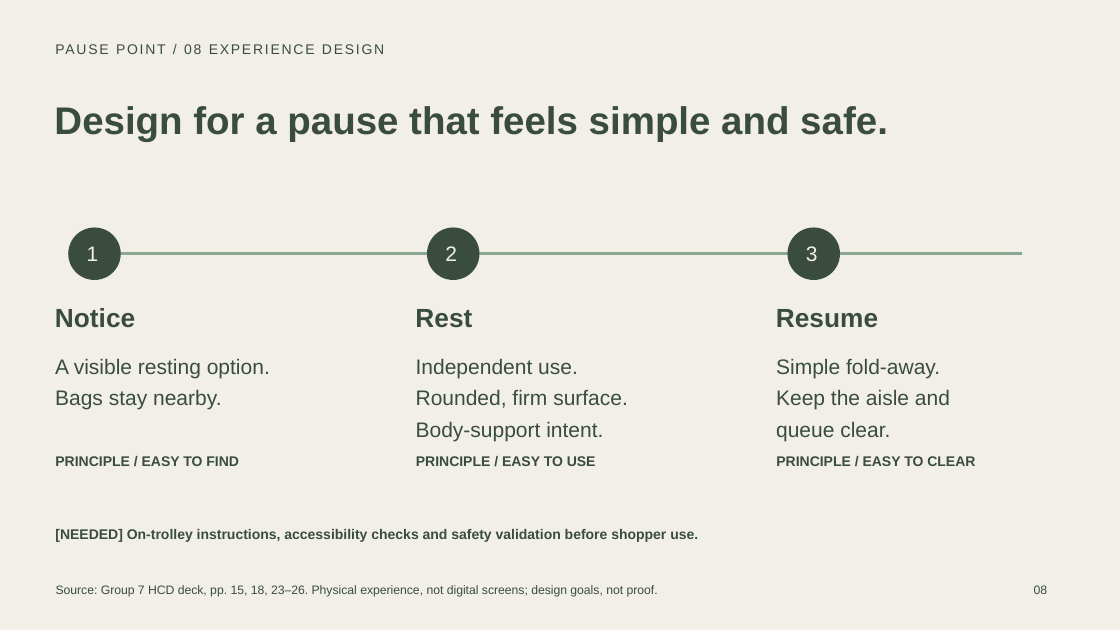
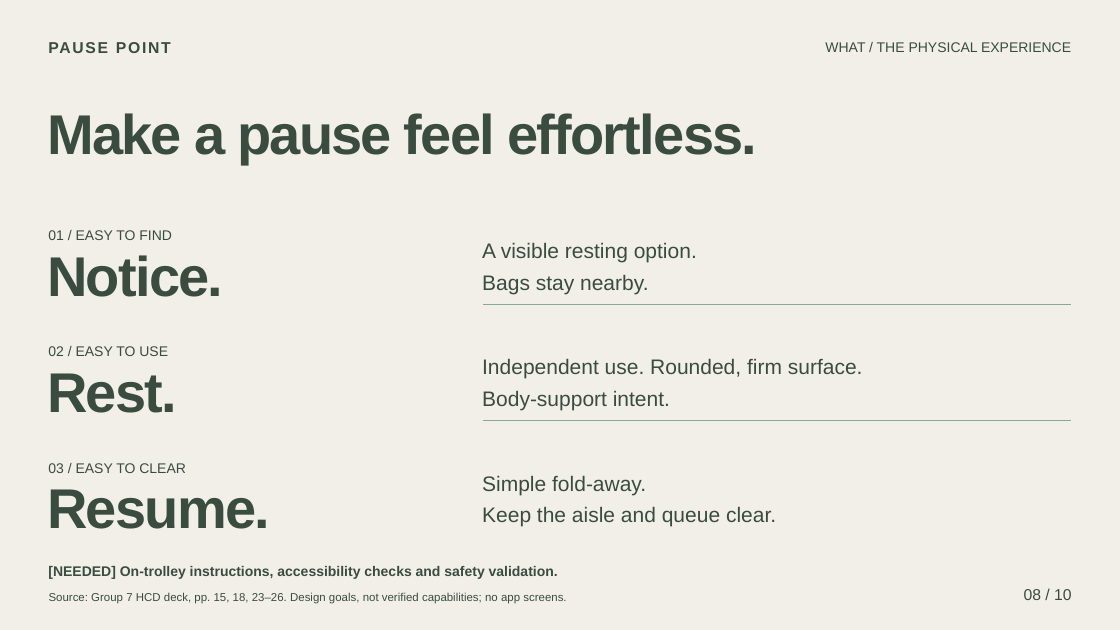
Before and after one commit to hugohe3/ppt-master, a slide deck: slide 8 of deliverables/DMart_Pause_Point_Pilot_Pitch.pptx. Drawn at 1120x630 pixels with LibreOffice and Linux fonts; fonts in the diff are those of the drawing. Boxes give left, top, right and bottom in pixels: in the first picture for what was removed or moved away, otherwise in the second. Text is boxed around its words. In the diff, an @@ line names an element or a change of style, - is before the commit and + after.

```diff
--- a/deliverables/DMart_Pause_Point_Pilot_Pitch.pptx
+++ b/deliverables/DMart_Pause_Point_Pilot_Pitch.pptx
@@ text at [49,37,189,61]: text changed; size 12 to 13.5 pt; bold on @@
-PAUSE POINT / 08 EXPERIENCE DESIGN
+PAUSE POINT
@@ text added at [825,42,1071,52], 12 pt, text #3A4C40 @@
+WHAT / THE PHYSICAL EXPERIENCE
@@ text added at [47,113,757,164], 48 pt, text #3A4C40, bold @@
+Make a pause feel effortless.
@@ text removed at [54,106,888,141] @@
-Design for a pause that feels simple and safe.
@@ text added at [48,230,172,240], 12 pt, text #3A4C40 @@
+01 / EASY TO FIND
@@ text "A visible resting option. Bags ...": place and size @@
-text "A visible resting option. Bags ..." at [55,358,270,410]
+text "A visible resting option. Bags ..." at [482,242,697,294]
@@ text at [47,255,223,297]: text changed; size 22.5 to 48 pt @@
-Notice
+Notice.
@@ freeform shape added at [483,304,1071,305], outline #8BA892 0.75 pt @@
@@ text at [48,346,168,356]: text changed; bold off @@
-PRINCIPLE / EASY TO USE
+02 / EASY TO USE
@@ text "Independent use. Rounded, firm surface. ..." rewrapped from [416,358,628,441] to [482,358,863,410] @@
@@ text at [47,373,177,413]: text changed; size 22.5 to 48 pt @@
-Rest
+Rest.
@@ freeform shape added at [483,421,1071,422], outline #8BA892 0.75 pt @@
@@ text at [48,463,186,473]: text changed; bold off @@
-PRINCIPLE / EASY TO FIND
+03 / EASY TO CLEAR
@@ text "Simple fold-away. Keep the aisle ..." rewrapped from [776,358,950,441] to [482,475,776,527] @@
@@ group removed at [68,228,1022,466]: 4 texts, 3 ellipses, 1 freeform shape @@
-1
-2
-3
-PRINCIPLE / EASY TO CLEAR
@@ text at [47,489,270,529]: text changed; size 22.5 to 48 pt @@
-Resume
+Resume.
@@ text at [48,566,558,579]: text changed @@
-[NEEDED] On-trolley instructions, accessibility checks and safety validation before shopper use.
+[NEEDED] On-trolley instructions, accessibility checks and safety validation.
@@ text at [49,592,566,604]: text changed; size 10.5 to 9.8 pt @@
-Source: Group 7 HCD deck, pp. 15, 18, 23–26. Physical experience, not digital screens; design goals, not proof.
+Source: Group 7 HCD deck, pp. 15, 18, 23–26. Design goals, not verified capabilities; no app screens.
@@ text at [1024,589,1071,600]: text changed; size 10.5 to 13.5 pt @@
-08
+08 / 10
```
Also in this commit, not shown: 9 other slides changed, 2 other files.
